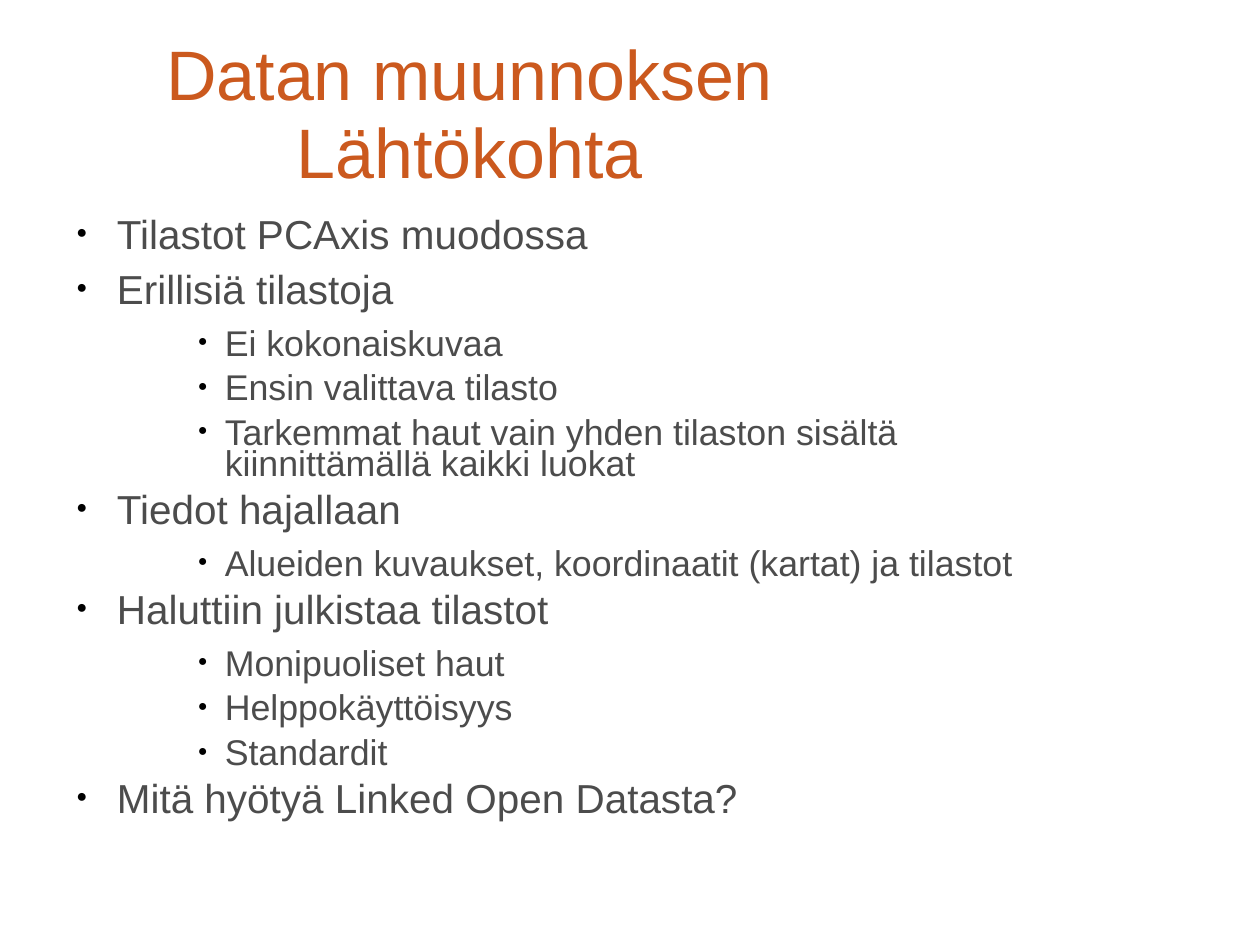
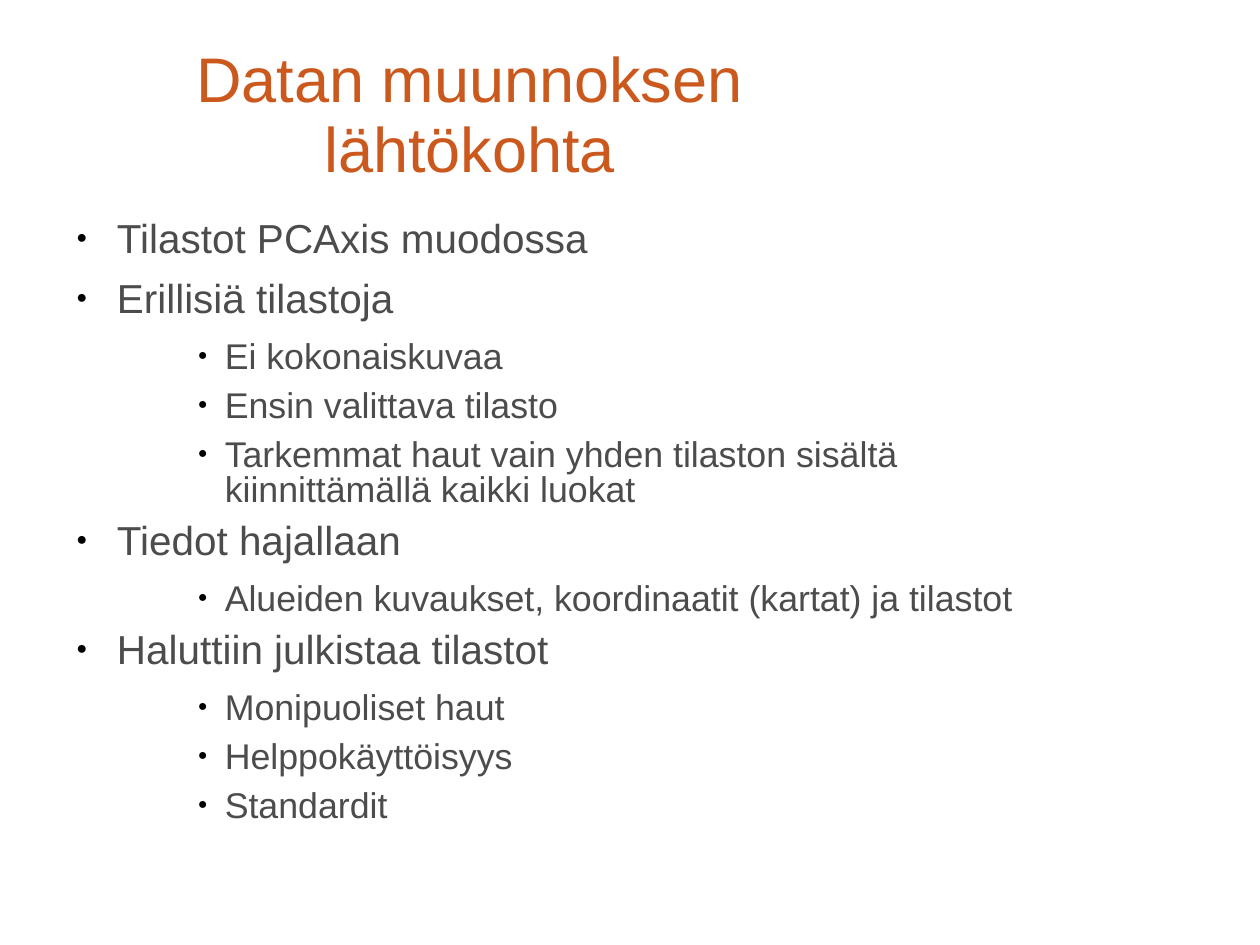
Before and after one commit to mysema/aluesarjat, a slide deck: slide 5 of doc/LOD.pptx (slide 3 before the commit). Drawn at 1260x945 pixels with LibreOffice and Linux fonts; fonts in the diff are those of the drawing; background and template pictures are left out. Boxes give left, top, right and bottom in pixels: in the first picture for what was removed or moved away, otherwise in the second. Text is boxed around its words. In the diff, an @@ line names an element or a change of style, - is before the commit and + after.

```diff
--- a/doc/LOD.pptx
+++ b/doc/LOD.pptx
@@ title at [196,56,743,173]: text changed; size 40 to 36 pt @@
-Datan muunnoksen Lähtökohta
+Datan muunnoksen lähtökohta
@@ text "Tilastot PCAxis muodossa" at [117,223,1012,819]: line spacing 0.73 to 0.83 @@
@@ text at [117,783,738,821]: paragraph removed @@
-● Mitä hyötyä Linked Open Datasta?
```
Also in this commit, not shown: 10 other slides changed, 3 slides added, 1 slide removed.
